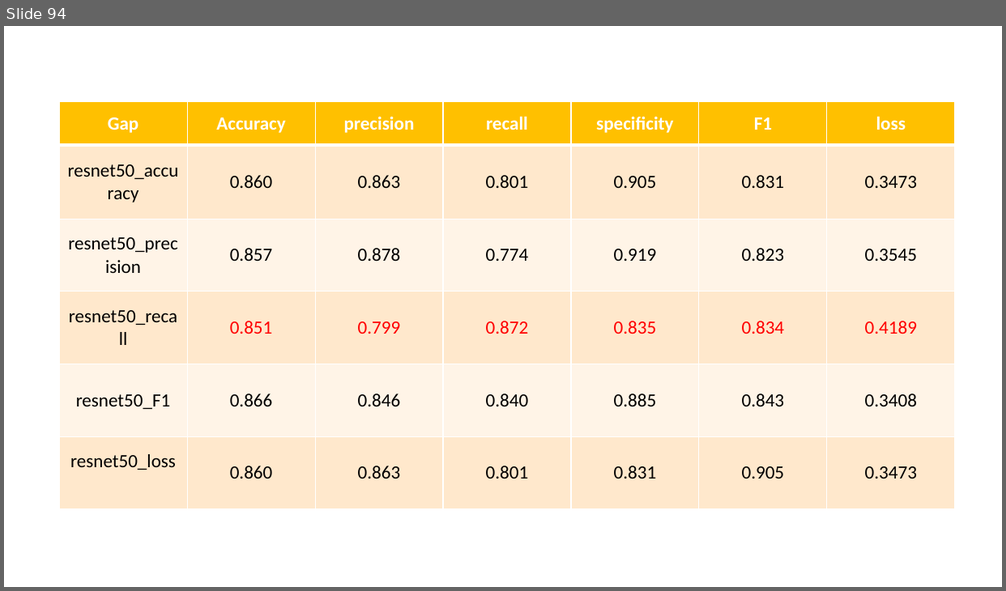
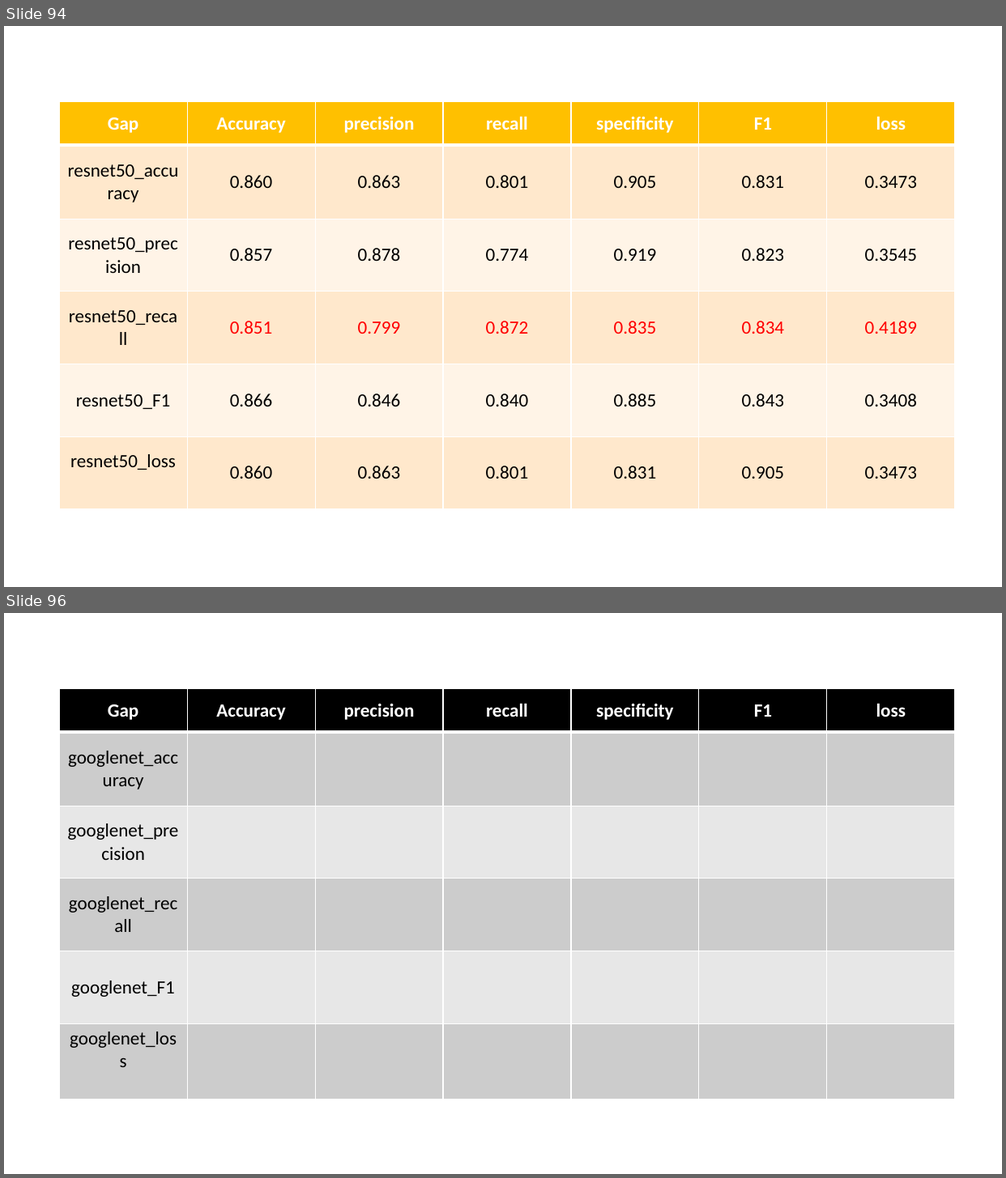
Before and after one commit to ZhouMengjie/bsd-cnn-network, a slide deck: BSD_Figures.pptx. Shown one above the other, each under a label of ours: slide 94 before the commit, slides 94 and 96 after it; the slides between them are not shown. The pictures are 1006x591 and 1006x1178 pixels, drawn with LibreOffice and Linux fonts; fonts in the diff are those of the drawing. Boxes give left, top, right and bottom in pixels: in the first picture for what was removed or moved away, otherwise in the second. Text is boxed around its words. In the diff, an @@ line names an element or a change of style, - is before the commit and + after.

Commit message:
googlenet ws bd

```diff
--- a/BSD_Figures.pptx
+++ b/BSD_Figures.pptx
@@ slide 96 added at (x1=4, y1=613, x2=1002, y2=1174), background #FFFFFF @@
@@ table added at (x1=59, y1=689, x2=956, y2=1099), 6 rows, 7 columns @@
+Gap | Accuracy | precision | recall | specificity | F1 | loss
+googlenet_accuracy |  |  |  |  |  | 
+googlenet_precision |  |  |  |  |  | 
+googlenet_recall |  |  |  |  |  | 
+googlenet_F1 |  |  |  |  |  | 
+googlenet_loss |  |  |  |  |  | 
```
Also in this commit, not shown: 1 other slide added, 1 other file.
